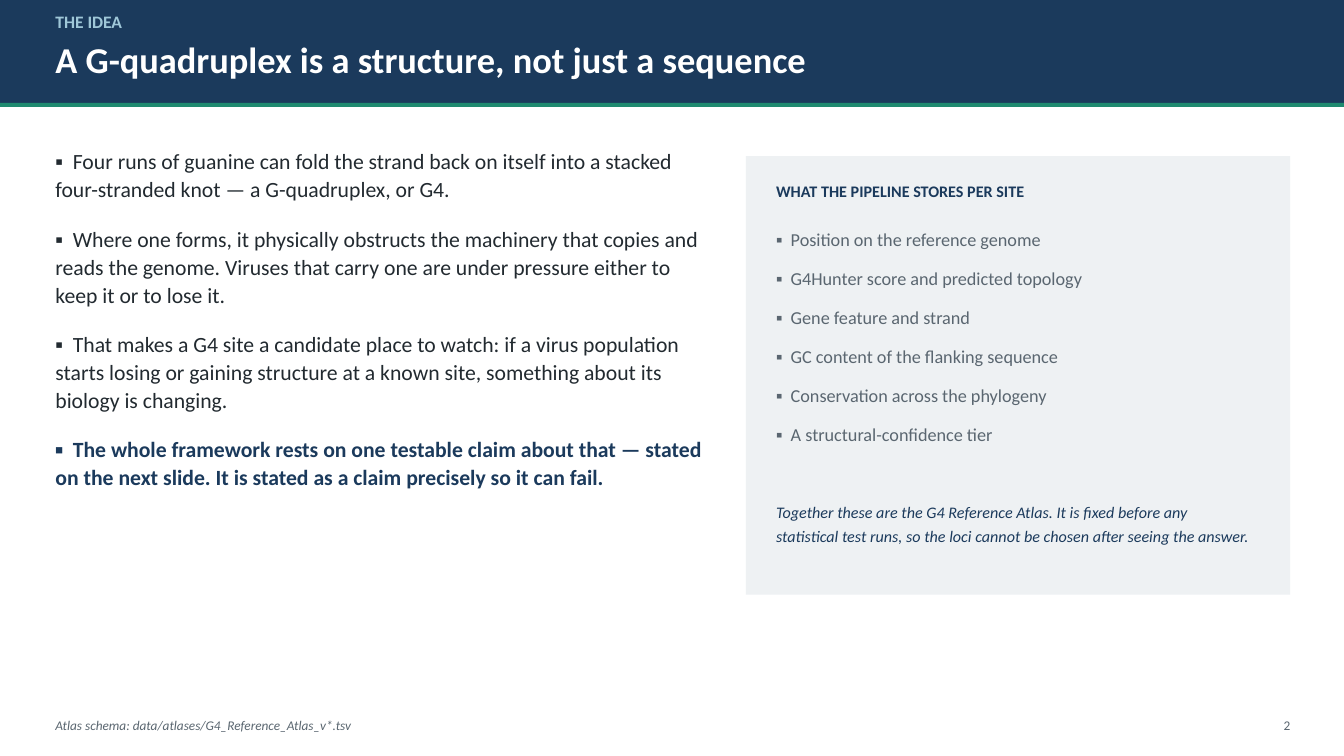
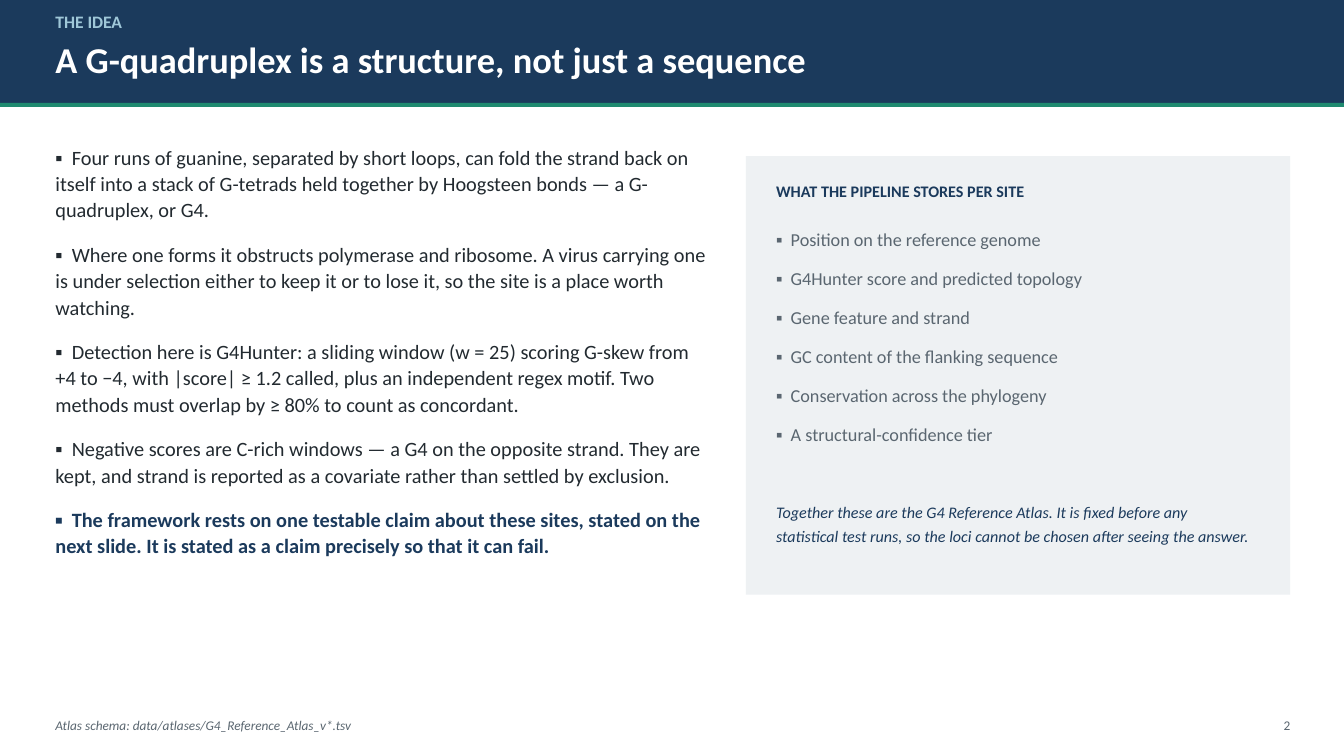
Before and after one commit to selbioinfonivedi-web/G4_EWS_pipeline, a slide deck: slide 2 of deliverables/G4-WATCH_overview.pptx. Drawn at 1344x756 pixels with LibreOffice and Linux fonts; fonts in the diff are those of the drawing. Boxes give left, top, right and bottom in pixels: in the first picture for what was removed or moved away, otherwise in the second. Text is boxed around its words. In the diff, an @@ line names an element or a change of style, - is before the commit and + after.

```diff
--- a/deliverables/G4-WATCH_overview.pptx
+++ b/deliverables/G4-WATCH_overview.pptx
@@ text at [55, 151, 706, 557]: text changed; size 15.5 to 14.5 pt @@
-▪ Four runs of guanine can fold the strand back on itself into a stacked four-stranded knot — a G-quadruplex, or G4.
-▪ Where one forms, it physically obstructs the machinery that copies and reads the genome. Viruses that carry one are under pressure either to keep it or to lose it.
-▪ That makes a G4 site a candidate place to watch: if a virus population starts losing or gaining structure at a known site, something about its biology is changing.
-▪ The whole framework rests on one testable claim about that — stated on the next slide. It is stated as a claim precisely so it can fail.
+▪ Four runs of guanine, separated by short loops, can fold the strand back on itself into a stack of G-tetrads held together by Hoogsteen bonds — a G-quadruplex, or G4.
+▪ Where one forms it obstructs polymerase and ribosome. A virus carrying one is under selection either to keep it or to lose it, so the site is a place worth watching.
+▪ Detection here is G4Hunter: a sliding window (w = 25) scoring G-skew from +4 to −4, with |score| ≥ 1.2 called, plus an independent regex motif. Two methods must overlap by ≥ 80% to count as concordant.
+▪ Negative scores are C-rich windows — a G4 on the opposite strand. They are kept, and strand is reported as a covariate rather than settled by exclusion.
+▪ The framework rests on one testable claim about these sites, stated on the next slide. It is stated as a claim precisely so that it can fail.
```
Also in this commit, not shown: 9 other slides changed, 2 slides added, 5 other files.
